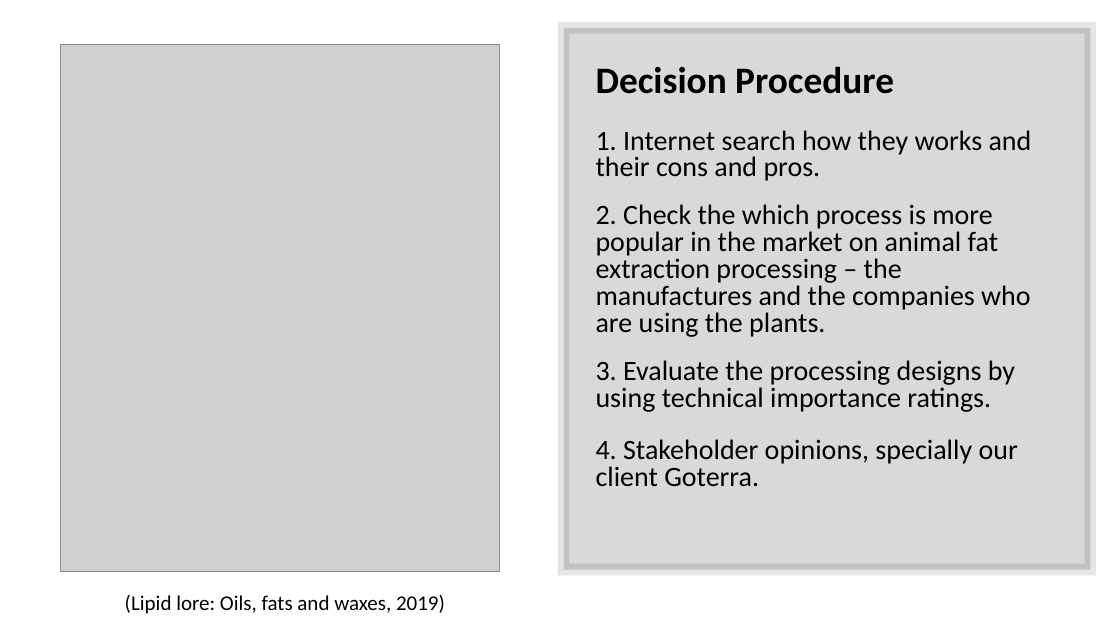
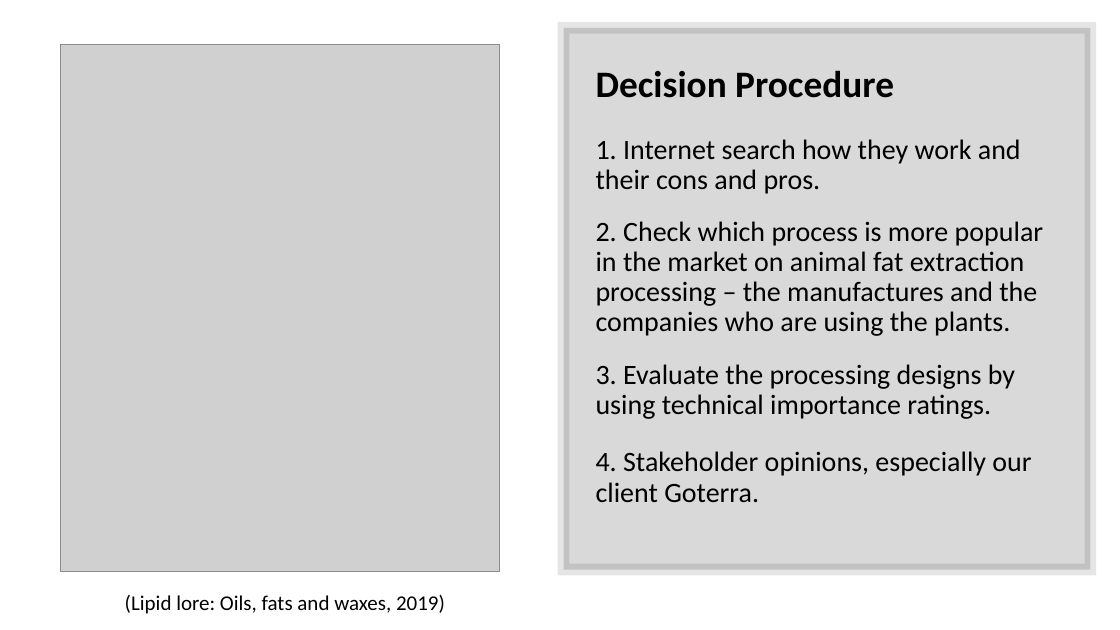
Before and after one commit to AABDOOGH/InsectFarming, a slide deck: slide 12 of Audit Documents/Audit2Presentation.pptx. Drawn at 1120x630 pixels with LibreOffice and Linux fonts; fonts in the diff are those of the drawing; grey boxes stand for pictures. Boxes give left, top, right and bottom in pixels: in the first picture for what was removed or moved away, otherwise in the second. Text is boxed around its words. In the diff, an @@ line names an element or a change of style, - is before the commit and + after.

```diff
--- a/Audit Documents/Audit2Presentation.pptx
+++ b/Audit Documents/Audit2Presentation.pptx
@@ text at [596,70,1015,419]: line spacing 0.8 to 0.9 @@
@@ text at [596,139,1043,336]: text changed @@
-1. Internet search how they works and their cons and pros.
-2. Check the which process is more popular in the market on animal fat extraction processing – the manufactures and the companies who are using the plants.
+1. Internet search how they work and their cons and pros.
+2. Check which process is more popular in the market on animal fat extraction processing – the manufactures and the companies who are using the plants.
@@ text at [596,451,1031,502]: text changed @@
-4. Stakeholder opinions, specially our client Goterra.
+4. Stakeholder opinions, especially our client Goterra.
```
Also in this commit, not shown: 3 other slides changed, 1 slide added.
